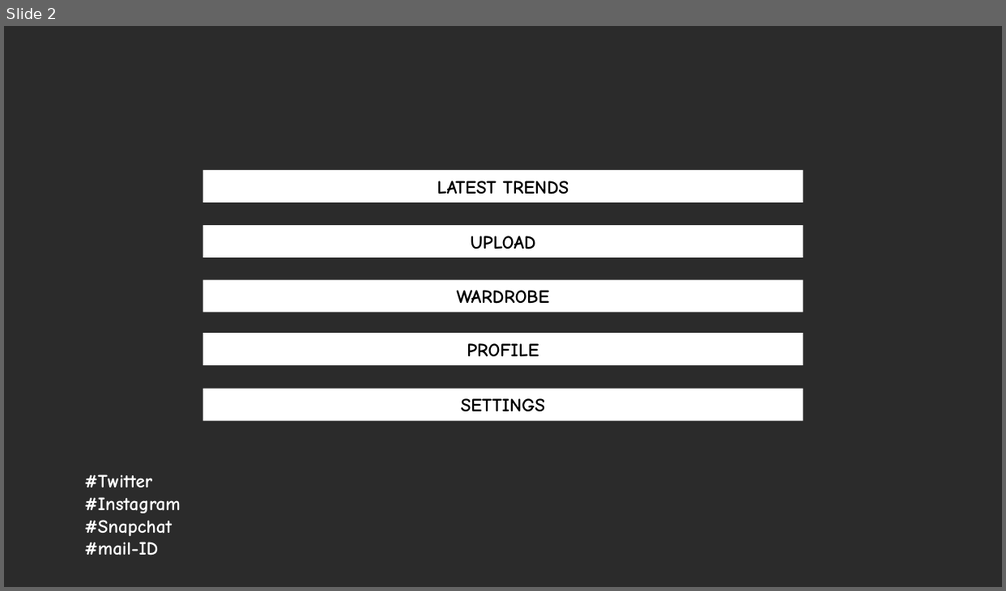
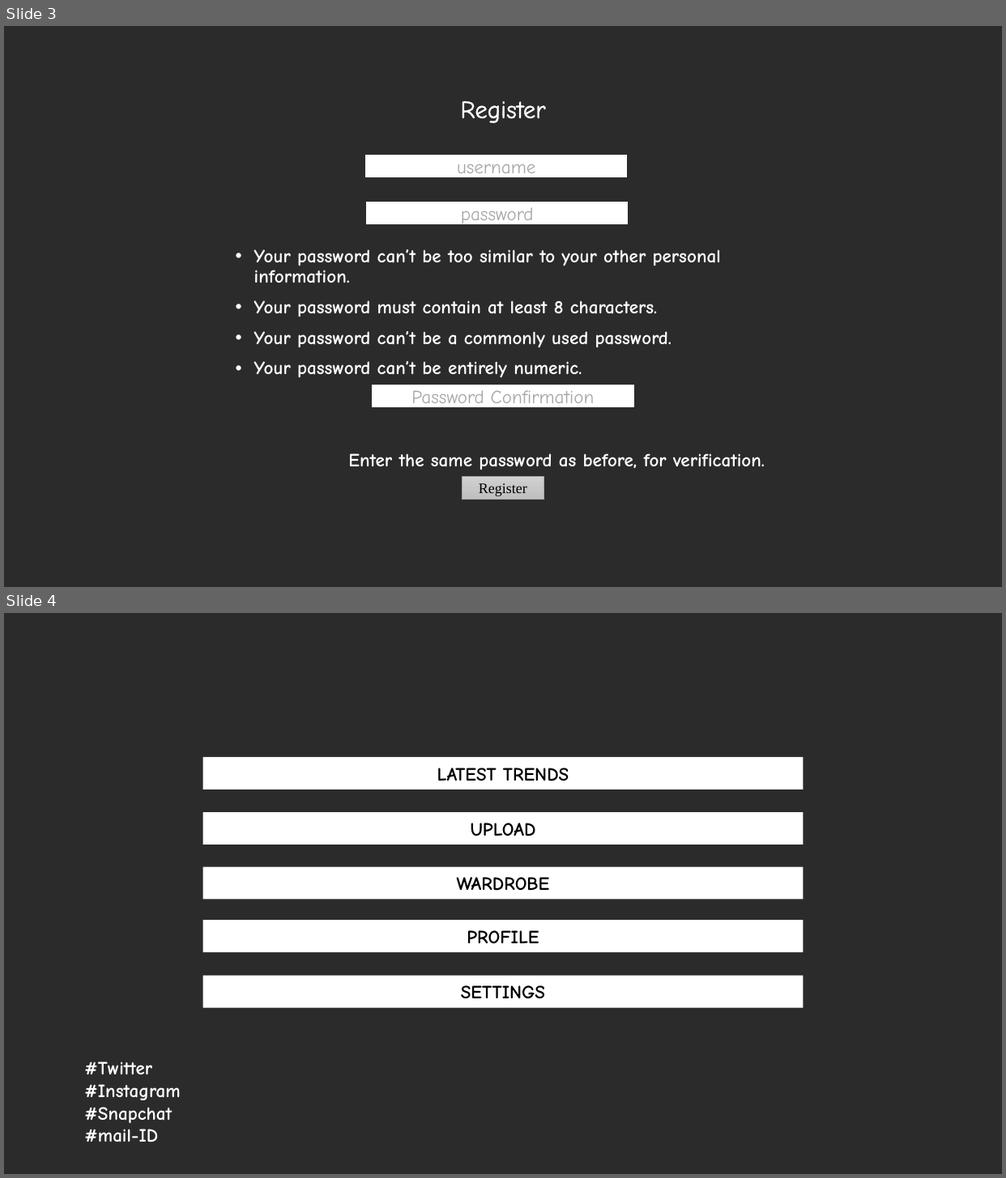
Before and after one commit to prabhrajsingh/Major-Project, a slide deck: Presentation1.pptx. Shown one above the other, each under a label of ours: slide 2 before the commit, slides 3 and 4 after it. The pictures are 1006x591 and 1006x1178 pixels, drawn with LibreOffice and Linux fonts; fonts in the diff are those of the drawing; background and template pictures are left out; a plain dark background stands for a picture behind light text. Boxes give left, top, right and bottom in pixels: in the first picture for what was removed or moved away, otherwise in the second. Text is boxed around its words. In the diff, an @@ line names an element or a change of style, - is before the commit and + after.

Commit message:
done with the login logout and register

```diff
--- a/Presentation1.pptx
+++ b/Presentation1.pptx
@@ slide 3 added at [4, 26, 1002, 587], background picture (left out) @@
@@ title added at [460, 101, 545, 123], 24 pt, text #FFFFFF @@
+Register
@@ rectangle added at [365, 155, 627, 177], fill #FFFFFF, outline #FFFFFF 1 pt, 18 pt, text #A6A6A6 @@
+username
@@ rectangle added at [366, 202, 628, 224], fill #FFFFFF, outline #FFFFFF 1 pt, 18 pt, text #A6A6A6 @@
+password
@@ text added at [254, 250, 765, 470], 18 pt, text #FFFFFF, bold @@
+• Your password can’t be too similar to your other personal information.
+• Your password must contain at least 8 characters.
+• Your password can’t be a commonly used password.
+• Your password can’t be entirely numeric.
+Enter the same password as before, for verification.
@@ rectangle added at [373, 386, 633, 407], fill #FFFFFF, outline #FFFFFF 1 pt, 18 pt, text #A6A6A6 @@
+Password Confirmation
@@ rectangle added at [462, 477, 544, 499], fill gradient #D2D2D2 to #C8C8C8 to #C0C0C0, outline #A5A5A5 0.5 pt, 14 pt, text #000000 @@
+Register
@@ what was slide 2 is now slide 4 @@
```
Also in this commit, not shown: 2 other slides added, 25 other files.
